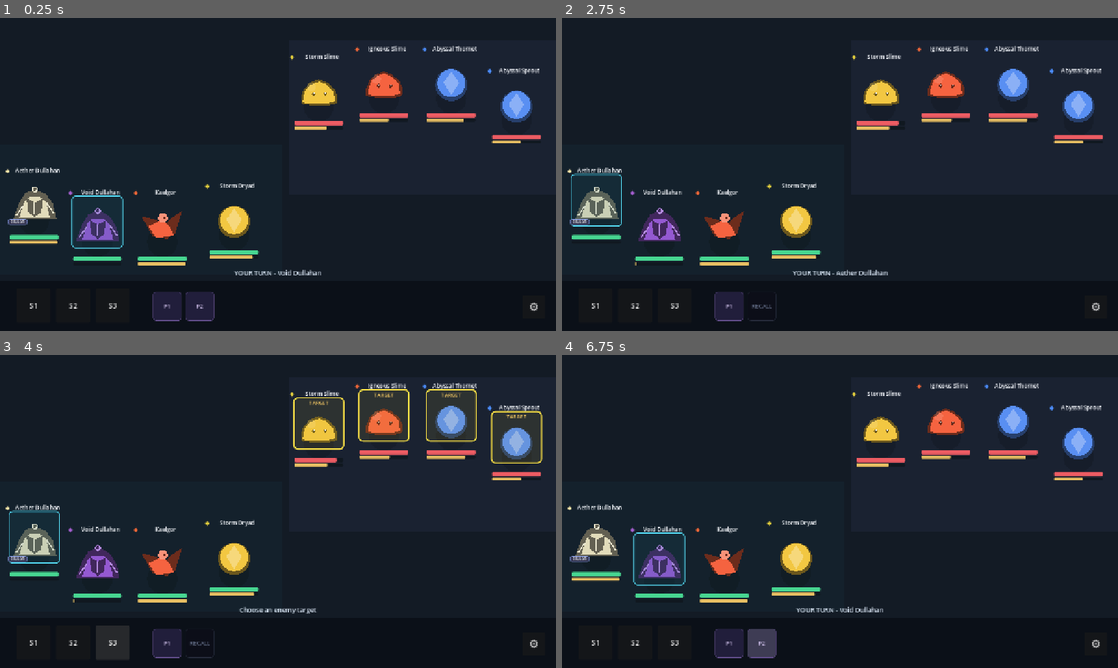
Above: before the commit, frames 1-4 (two rows, left to right).
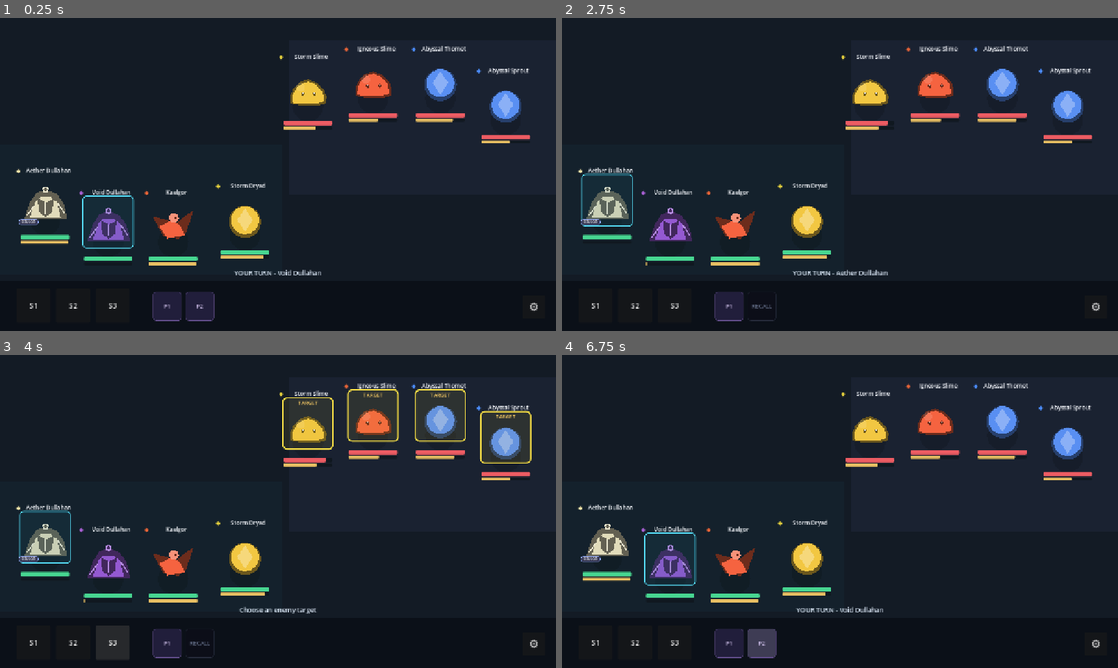
Above: after the commit, the same moments.

Repository: Akharyuu/monster-rpg
Game: Godot game, scene res://scenes/battle/battle_screen.tscn
The game is run twice, just before and just after one commit, with the same random seed, the same clock (stepped at 60 frames per second) and the same inputs.
Inputs (mouse positions are in pixels of both pictures, inside the frame that each line leads up to):
- Up to frame 1 (0.25 s): no input
- Up to frame 2 (2.75 s): click "S1" at 0.5 s; click (878, 89) at 1.27 s; click "P1" at 2 s
- Up to frame 3 (4 s): click "S2" at 2.75 s; click "S3" at 3.5 s
- Up to frame 4 (6.75 s): click "RECALL" at 4.25 s; click "⚙" at 5 s; click "Restart demo" at 5.75 s; click "P2" at 6.5 s

The runs differ from the first frame. In frame 1, 6.2% of the frame differs, in the area x 1-98%, y 8-80%; in frame 2, 6.1%; in frame 3, 7.2%; in frame 4, 6.2%.

Commit message:
style: shift allied and enemy battle formations 25px inward

Diff:
--- a/godot/scenes/battle/battle_screen.gd
+++ b/godot/scenes/battle/battle_screen.gd
@@ -122,40 +122,40 @@
 # Every size has its own arc: 1-3 units do NOT inherit the first N
 # positions of the four-unit formation.
 const ALLY_ARCS := {
-    1: [Vector2(260, 350)],
+    1: [Vector2(285, 350)],
     2: [
-        Vector2(90, 320),
-        Vector2(355, 390)
+        Vector2(115, 320),
+        Vector2(380, 390)
     ],
     3: [
-        Vector2(35, 300),
-        Vector2(215, 360),
-        Vector2(420, 390)
+        Vector2(60, 300),
+        Vector2(240, 360),
+        Vector2(445, 390)
     ],
     4: [
-        Vector2(10, 340),
-        Vector2(155, 390),
-        Vector2(305, 390),
-        Vector2(470, 375)
+        Vector2(35, 340),
+        Vector2(180, 390),
+        Vector2(330, 390),
+        Vector2(495, 375)
     ]
 }
 
 const ENEMY_ARCS := {
-    1: [Vector2(915, 120)],
+    1: [Vector2(890, 120)],
     2: [
-        Vector2(760, 120),
-        Vector2(1010, 145)
+        Vector2(735, 120),
+        Vector2(985, 145)
     ],
     3: [
-        Vector2(690, 95),
-        Vector2(865, 60),
-        Vector2(1050, 120)
+        Vector2(665, 95),
+        Vector2(840, 60),
+        Vector2(1025, 120)
     ],
     4: [
-        Vector2(665, 78),
-        Vector2(815, 60),
-        Vector2(970, 60),
-        Vector2(1120, 110)
+        Vector2(640, 78),
+        Vector2(790, 60),
+        Vector2(945, 60),
+        Vector2(1095, 110)
     ]
 }
 
